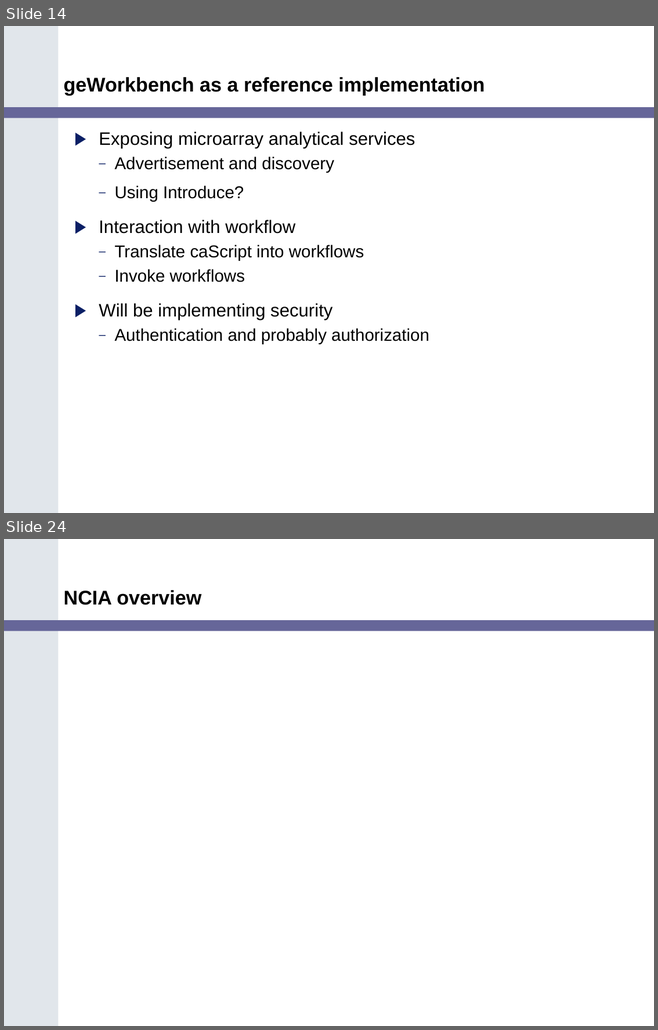
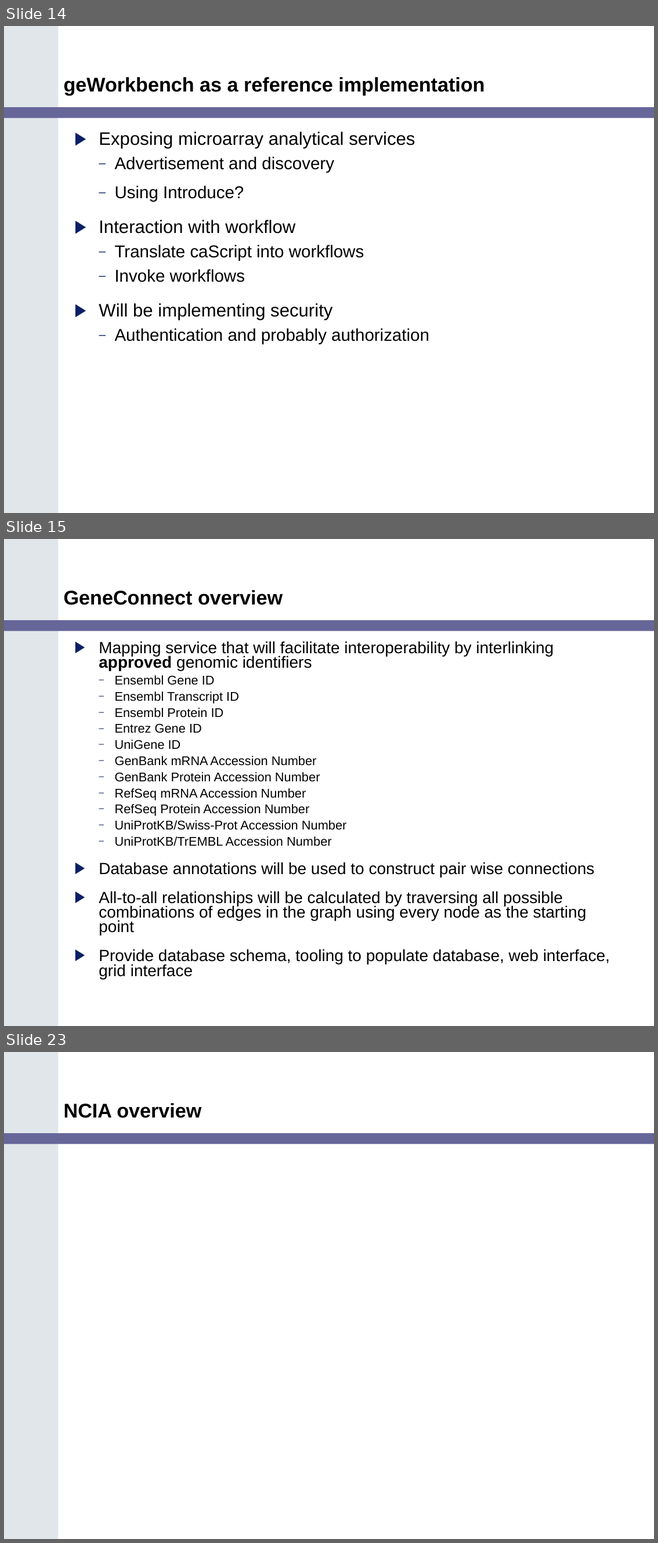
Before and after one commit to NCIP/cagrid-portal, a slide deck: cagrid-1-0/Documentation/presentations/200607_VCDE_ARCH/Ref_Impl_Arch_VCDE_2006_07.ppt. Shown one above the other, each under a label of ours: slides 14 and 24 before the commit, slides 14, 15 and 23 after it; the slides between them are not shown. The pictures are 658x1030 and 658x1543 pixels, drawn with LibreOffice and Linux fonts; fonts in the diff are those of the drawing; background and template pictures are left out. Boxes give left, top, right and bottom in pixels: in the first picture for what was removed or moved away, otherwise in the second. Text is boxed around its words. In the diff, an @@ line names an element or a change of style, - is before the commit and + after.

```diff
--- a/cagrid-1-0/Documentation/presentations/200607_VCDE_ARCH/Ref_Impl_Arch_VCDE_2006_07.ppt
+++ b/cagrid-1-0/Documentation/presentations/200607_VCDE_ARCH/Ref_Impl_Arch_VCDE_2006_07.ppt
@@ slide 15 added at [4, 539, 654, 1026], background #FFFFFF; not listed: 2 template elements that a slide beside it also shows @@
@@ title added at [64, 590, 282, 605], 22 pt, text #000000, bold @@
+GeneConnect overview
@@ text added at [99, 641, 610, 979], 18 pt, text #000000 @@
+▶ Mapping service that will facilitate interoperability by interlinking approved genomic identifiers
+  – Ensembl Gene ID
+  – Ensembl Transcript ID
+  – Ensembl Protein ID
+  – Entrez Gene ID
+  – UniGene ID
+  – GenBank mRNA Accession Number
+  – GenBank Protein Accession Number
+  – RefSeq mRNA Accession Number
+  – RefSeq Protein Accession Number
+  – UniProtKB/Swiss-Prot Accession Number
+  – UniProtKB/TrEMBL Accession Number
+▶ Database annotations will be used to construct pair wise connections
+▶ All-to-all relationships will be calculated by traversing all possible combinations of edges in the graph using every node as the starting point
+▶ Provide database schema, tooling to populate database, web interface, grid interface
@@ what was slide 24 is now slide 23 @@
```
Also in this commit, not shown: 8 slides changed, 6 other slides added, 5 slides removed.
